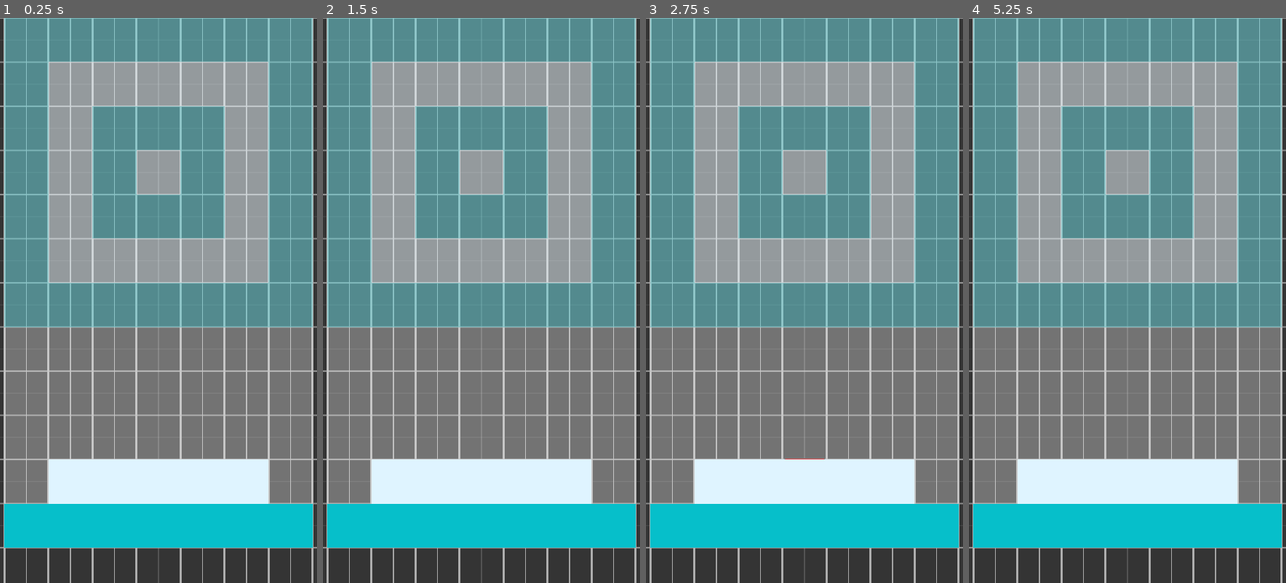
Above: before the commit, frames 1-4 (left to right).
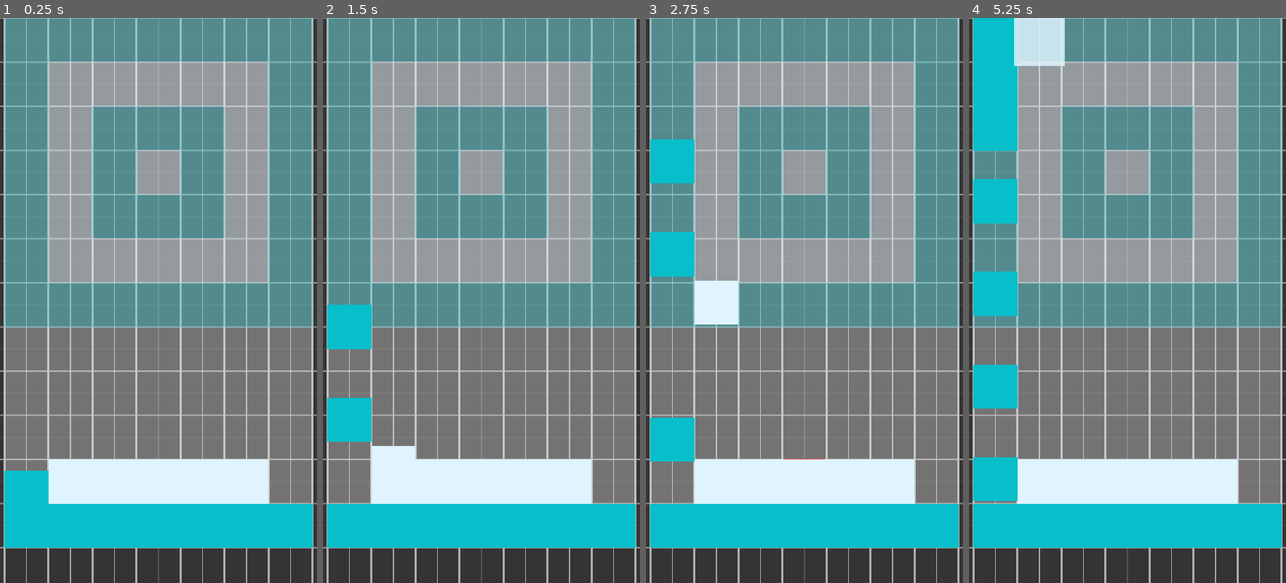
Above: after the commit, the same moments.

Repository: funexpected/jamper
Game: Godot game, scene res://level_test_anna.tscn
The game is run twice, just before and just after one commit, with the same random seed, the same clock (stepped at 60 frames per second) and the same inputs. This scene is started directly instead of the project's main scene.
Inputs (mouse positions are in pixels of both pictures, inside the frame that each line leads up to):
- Up to frame 1 (0.25 s): no input
- Up to frame 2 (1.5 s): move the mouse to (551, 272) at 0.52 s; click (551, 272) at 0.67 s; move the mouse to (418, 328) at 1.27 s; click (418, 328) at 1.42 s
- Up to frame 3 (2.75 s): move the mouse to (836, 176) at 2.02 s; click (836, 176) at 2.17 s
- Up to frame 4 (5.25 s): move the mouse to (1111, 413) at 2.77 s; click (1111, 413) at 2.92 s; move the mouse to (1222, 385) at 3.52 s; click (1222, 385) at 3.67 s; move the mouse to (1032, 215) at 4.27 s; click (1032, 215) at 4.42 s; move the mouse to (1143, 300) at 5.02 s; click (1143, 300) at 5.17 s

The runs differ from the first frame. In frame 1, 0.8% of the frame differs, in the area x 1-16%, y 80-86%; in frame 2, 2.5%; in frame 3, 4.3%; in frame 4, 8.9%, in the area x 1-31%, y 0-86%.
Error in both runs: Invalid get index '0' (on base: 'Array'). (res://square.gd:19)

Commit message:
del from group in filed

Diff:
--- a/field.gd
+++ b/field.gd
@@ -59,7 +59,7 @@
 
 func push(obj):
 	obj.active = false
-	obj.remove_from_group(obj.group)
+	obj.remove_from_group("square")
 #	print_table()
 	var speed = obj.speed.y
 	var dic = block_is_good(obj)
